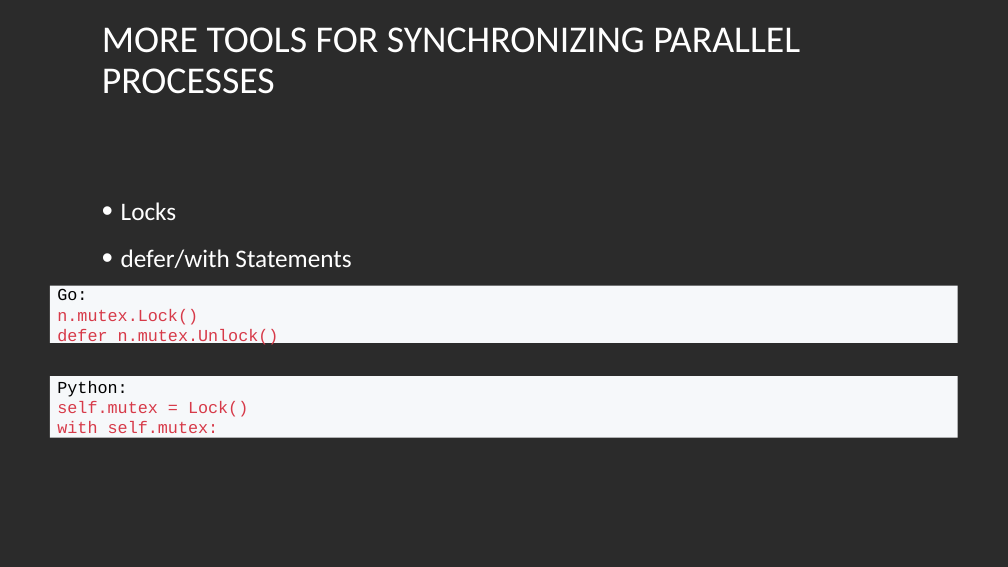
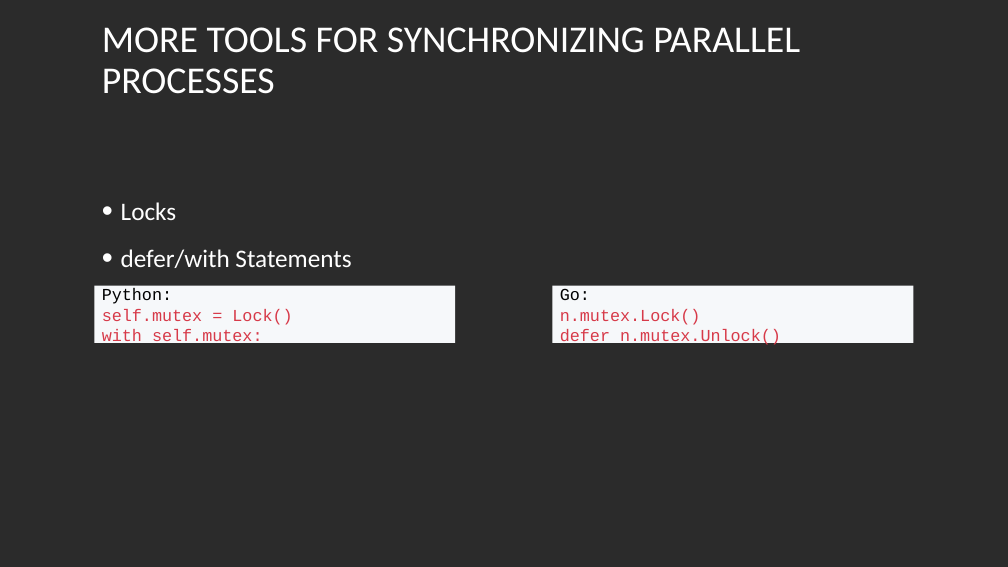
Before and after one commit to LukasKiederle/seminar-compare-go, a slide deck: slide 7 of Comparing Raft algorithm in go and Python.pptx. Drawn at 1008x567 pixels with LibreOffice and Linux fonts; fonts in the diff are those of the drawing; background and template pictures are left out; a plain dark background stands for a picture behind light text. Boxes give left, top, right and bottom in pixels: in the first picture for what was removed or moved away, otherwise in the second. Text is boxed around its words. In the diff, an @@ line names an element or a change of style, - is before the commit and + after.

```diff
--- a/Comparing Raft algorithm in go and Python.pptx
+++ b/Comparing Raft algorithm in go and Python.pptx
@@ rectangle "Python:": place and size @@
-rectangle "Python:" at (50,376,958,437)
+rectangle "Python:" at (95,286,455,343)
@@ rectangle "Go:": place and size @@
-rectangle "Go:" at (50,286,958,343)
+rectangle "Go:" at (553,286,913,343)
```
Also in this commit, not shown: 7 other slides changed, 1 slide added, 2 slides removed.
